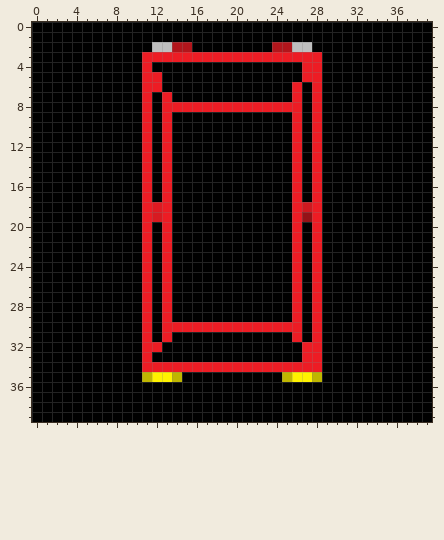
One commit to this pixel-art sprite: src/resources/pix_car_down.png. This is how it looked before the edit.
The file is 40x40 pixels.
Now the later version:
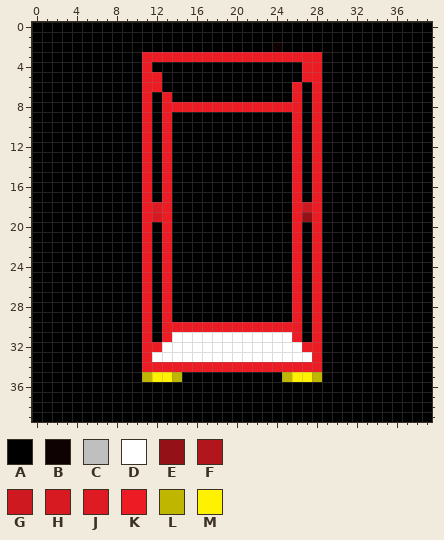
Palette (. is transparent): A #000000  B #0e0202  C #bfbfbf  D #ffffff  E #941217  F #b2151b  G #cf1920  H #d71a21  J #de1a22  K #ed1c24  L #bfb600  M #fff200
Diff:
@@ x 10..29 @@
  1 AAAAAAAAAAAAAAAAAAAA
- 2 AACCFFAAAAAAAAFFCCAA
+ 2 AAAAAAAAAAAAAABAAAAA
  3 AKKKKKKKKKKKKKKKKKKA
@@ x 10..29 @@
 30 AKAKKKKKKKKKKKKKKAKA
-31 AKAKAAAAAAAAAAAAKAKA
-32 AKKAAAAAAAAAAAAAAKKA
-33 AKAAAAAAAAAAAAAAAKKA
+31 AKAKDDDDDDDDDDDDKAKA
+32 AKKDDDDDDDDDDDDDDKKA
+33 AKDDDDDDDDDDDDDDDDKA
 34 AKKKKKKKKKKKKKKKKKKA
